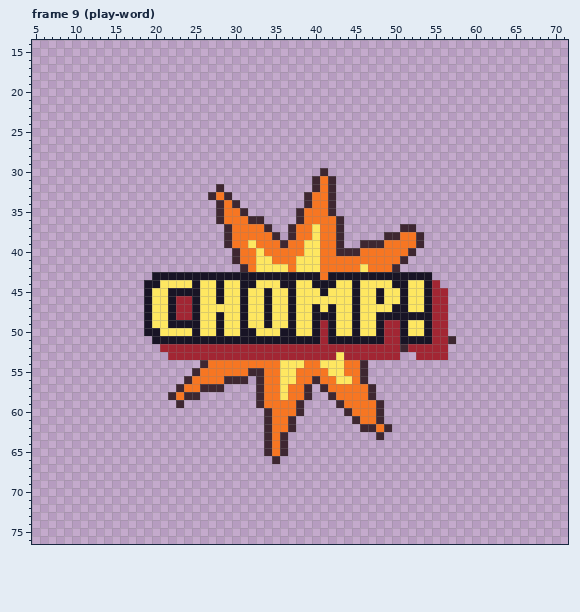
Two versions of one pixel-art file, art/hits/fx-hit-picnic.aseprite. This is how it looked before the edit.
77x77 pixels, 16 frames. Shown: frame 9 (play-word): x 5..71, y 14..76. The commit also changed other frames, which this record leaves out.
The result:
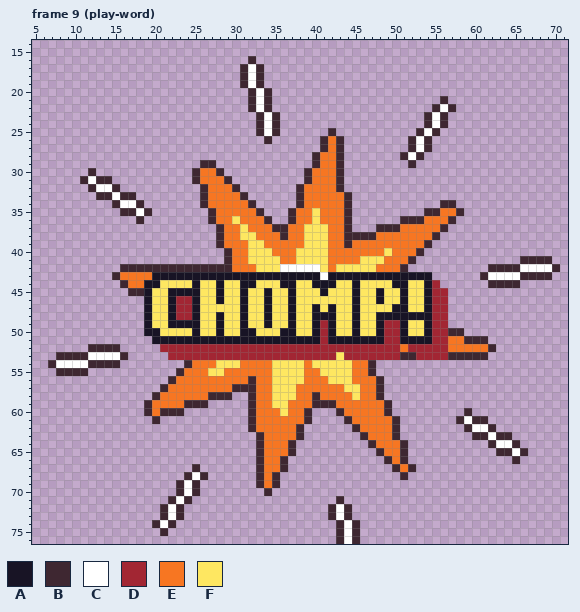
Palette (. is transparent): A #181425  B #3e2731  C #ffffff  D #a22633  E #f77622  F #fee761
Edits made:
Changed rows in their new state; - is an unchanged pixel.
Frame 9 (play-word):
first column x 11:
16 ---------------------B--------------------------------------
17 --------------------BCB-------------------------------------
18 --------------------BCB-------------------------------------
19 --------------------BCB-------------------------------------
20 ---------------------BCB------------------------------------
21 ---------------------BCB---------------------B--------------
22 ---------------------BCB--------------------BCB-------------
23 ----------------------BCB------------------BCB--------------
24 ----------------------BCB------------------BCB--------------
25 ----------------------BCB------B----------BCB---------------
26 -----------------------B------BEB--------BCB----------------
27 ------------------------------BEB--------BCB----------------
28 -----------------------------BEEB-------BCB-----------------
29 ---------------BB------------BEEB--------B------------------
30 -B------------BEEB----------BEEEB---------------------------
31 BCBB----------BEEEB---------BE-EB---------------------------
32 -BCCB----------BEEEB-------BEE-EB---------------------------
33 --BBCBB--------BE-EEB------BE--EEB--------------------------
34 ----BCCB-------BEE-EEB-----BE--EEB-----------BB-------------
35 -----BBCB-------BE--EEB---BE-F-EEB---------BBEEB------------
36 -------B--------BE-F-EEB--BE-F--EB------BBBEEEB-------------
37 -----------------BE-F--EBBE-F-F-EB---BBBEEEEEB--------------
38 -----------------BE-FF--EBE-F-F-EBBBBEEE--EEB---------------
39 -----------------BE---F--E----F-EBEEEE----EB----------------
40 ------------------BE-F-F---F--F-EEE---F--EB-----------------
41 ------------------BE-F--F-----F----FFF--EB-------------BBBB-
42 -----BBBBBBBBBBBBBBEE----CCCCCF-FFF-F--EB----------BBBBCCCCB
43 ----BEEEE---------------------C-------------------BCCCCBBBB-
44 -----BEE-------------------------------------------BBBB-----
45 ------BB----------------------------------------------------
first column x 7:
50 --------------------------------------------------BB--------
51 --------------------------------------------------EEBBB-----
52 -----BBBB-----------------------------------E-----EEEEEB----
53 -BBBBCCCCB----------------------------------BB----BBBBB-----
54 BCCCCBBBB--------BEE-FFF----F----F---F-EB-------------------
55 -BBBB-----------BEE-FF---EE-F--F--F--F-EB-------------------
56 ---------------BEE----EEEBE-F--F-E-F---EEB------------------
57 --------------BEE--EEEEBBBE-F-F-EEE--FF-EB------------------
58 -------------BEE-EEEBBB--BE-F-F-EBEE--F-EB------------------
59 ------------BEEEEBBB-----BE-FF-EEBBBE----EB-----------------
60 ------------BEBBB--------BEE-F-EB---BE---EB---------B-------
61 -------------B-----------BEE--EEB----BE--EEB-------BCBB-----
62 -------------------------BEE--EB------BEE-EB--------BCCB----
63 --------------------------BE-EEB-------BEEEB---------BBCBB--
64 --------------------------BE-EB---------BEEEB----------BCCB-
65 --------------------------BE-EB----------BEEB-----------BBCB
66 --------------------------BEEB------------BEB-------------B-
67 ------------------B-------BEEB-------------BEB--------------
68 -----------------BCB------BEB---------------B---------------
69 ----------------BCB-------BEB-------------------------------
70 ----------------BCB--------B--------------------------------
71 ---------------BCB------------------B-----------------------
72 --------------BCB------------------BCB----------------------
73 --------------BCB------------------BCB----------------------
74 -------------BCB--------------------BCB---------------------
75 --------------B---------------------BCB---------------------
76 ------------------------------------BCB---------------------
